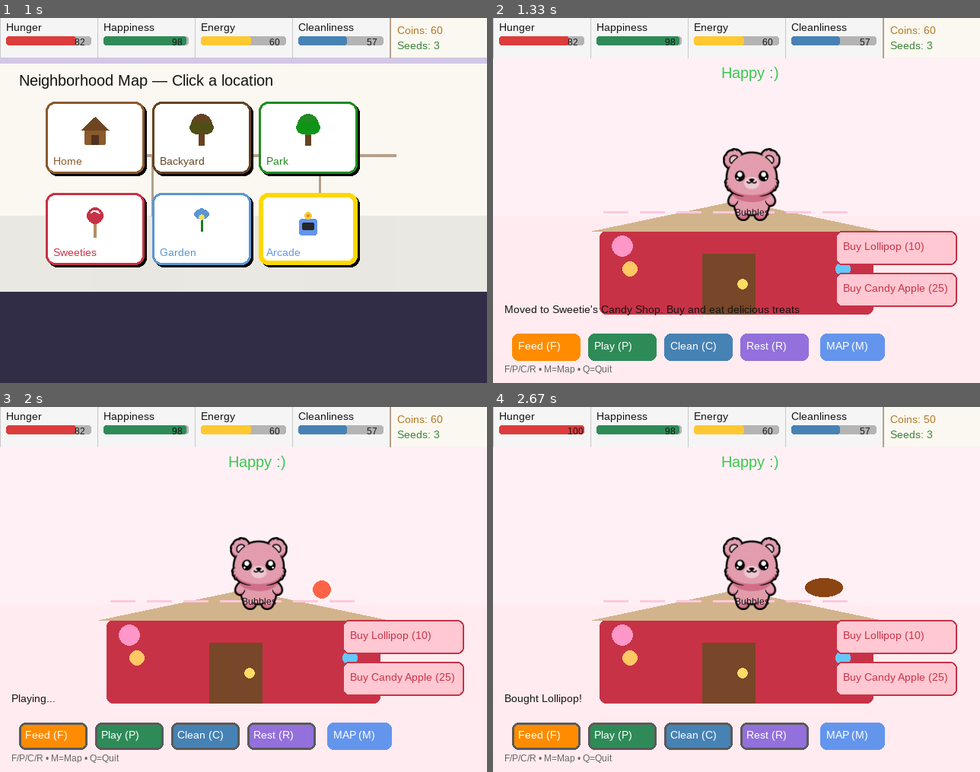
Above: before the commit, frames 1-4 (two rows, left to right).
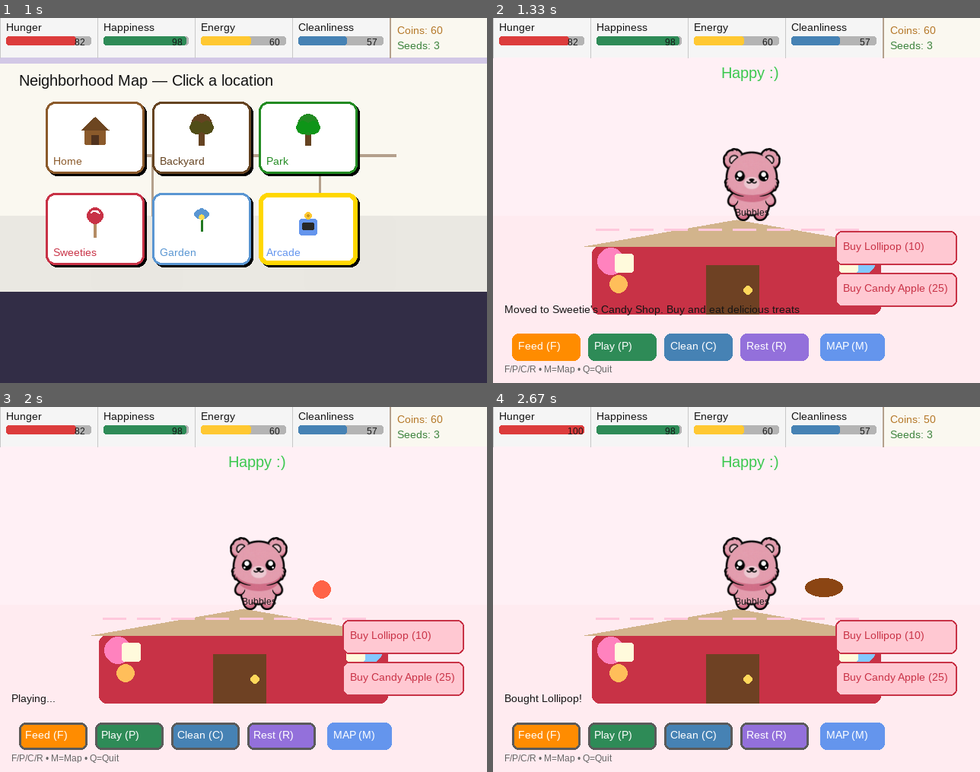
Above: after the commit, the same moments.

Repository: nickamis606/ourworld
Game: pygame game, started from main_pygame.py
Same seed, same stepped clock (60 frames per second), same inputs: the game is played once before the commit and once after it.
Inputs (mouse positions are in pixels of both pictures, inside the frame that each line leads up to):
- Up to frame 1 (1 s): tap Enter at 0.33 s; hold M from 0.67 s (still down)
- Up to frame 2 (1.33 s): release M at 1.13 s; click (619, 204) at 1.22 s
- Up to frame 3 (2 s): click "Play (P)" at 1.55 s
- Up to frame 4 (2.67 s): click "Buy Lollipop (10)" at 2.38 s

Frame 1 is identical in both runs. In frame 2, 5.8% of the frame differs, in the area x 18-80%, y 50-82%; in frame 3, 5.8%; in frame 4, 5.8%.

Commit message:
fix: further improved Sweeties Candy Shop - shorter building, better proportions, more visible decorations

Diff:
--- a/scenes/main_scene.py
+++ b/scenes/main_scene.py
@@ -270,53 +270,47 @@
                 pygame.draw.circle(bg, (255, 200, 80), (fx, fy), 3)
 
         elif loc == "backyard":
-            # Fixed: Lower fence + bigger garden bed
             pygame.draw.rect(bg, (140, 190, 120), (0, 260, self.width, 220))
-            # Ground level fence
             pygame.draw.rect(bg, (120, 90, 60), (0, 355, self.width, 10))
             for x in range(30, 610, 55):
                 pygame.draw.rect(bg, (100, 70, 40), (x, 340, 8, 30))
-            # Big garden bed
             pygame.draw.rect(bg, (101, 67, 33), (60, 300, 520, 55), border_radius=6)
             pygame.draw.rect(bg, (80, 50, 30), (60, 300, 520, 55), width=3, border_radius=6)
-            # Small bench on right
             pygame.draw.rect(bg, (110, 80, 50), (500, 280, 70, 10))
             pygame.draw.rect(bg, (90, 60, 30), (505, 290, 8, 22))
             pygame.draw.rect(bg, (90, 60, 30), (557, 290, 8, 22))
 
         elif loc == "sweeties_candy_shop":
-            # Fixed: Shorter, more shop-like building
+            # Much better version - shorter building, better proportions
             pygame.draw.rect(bg, (255, 235, 240), (0, 260, self.width, 220))
-            # Shop building (shorter and wider)
-            pygame.draw.rect(bg, (200, 50, 70), (140, 280, 360, 110), border_radius=8)
-            # Awning
-            pygame.draw.polygon(bg, (210, 180, 140), [(130, 280), (320, 240), (510, 280)])
-            for i in range(7):
-                stripe_x = 145 + i * 48
-                pygame.draw.line(bg, (255, 200, 220), (stripe_x, 255), (stripe_x + 32, 255), 3)
+            # Shop building - shorter and more grounded
+            pygame.draw.rect(bg, (200, 50, 70), (130, 300, 380, 90), border_radius=10)
+            # Awning (lower and attached to building)
+            pygame.draw.polygon(bg, (210, 180, 140), [(120, 300), (320, 265), (520, 300)])
+            for i in range(8):
+                stripe_x = 135 + i * 45
+                pygame.draw.line(bg, (255, 200, 220), (stripe_x, 278), (stripe_x + 30, 278), 3)
             # Door
-            pygame.draw.rect(bg, (120, 70, 40), (275, 310, 70, 80))
-            pygame.draw.circle(bg, (255, 220, 100), (328, 350), 7)
-            # Candy decorations (better placed)
-            pygame.draw.circle(bg, (255, 150, 200), (170, 300), 14)
-            pygame.draw.circle(bg, (150, 220, 255), (470, 300), 14)
-            pygame.draw.circle(bg, (255, 200, 100), (180, 330), 10)
-            pygame.draw.circle(bg, (100, 200, 255), (460, 330), 10)
+            pygame.draw.rect(bg, (110, 65, 35), (280, 325, 70, 65))
+            pygame.draw.circle(bg, (255, 215, 90), (335, 358), 6)
+            # Big candy decorations on sides (more visible)
+            pygame.draw.circle(bg, (255, 130, 190), (155, 320), 18)
+            pygame.draw.circle(bg, (130, 200, 255), (485, 320), 18)
+            pygame.draw.circle(bg, (255, 190, 90), (165, 350), 12)
+            pygame.draw.circle(bg, (90, 180, 255), (475, 350), 12)
+            # Small windows
+            pygame.draw.rect(bg, (255, 250, 220), (160, 310, 25, 25), border_radius=3)
+            pygame.draw.rect(bg, (255, 250, 220), (455, 310, 25, 25), border_radius=3)
 
         elif loc == "gens_garden":
-            # Fixed: Actually looks like a garden now
             pygame.draw.rect(bg, (140, 190, 120), (0, 260, self.width, 220))
-            # Garden plot
             pygame.draw.rect(bg, (120, 85, 55), (80, 290, 480, 80), border_radius=8)
             pygame.draw.rect(bg, (90, 60, 35), (80, 290, 480, 80), width=4, border_radius=8)
-            # Plant rows
             for row in range(3):
                 y = 305 + row * 22
                 pygame.draw.line(bg, (60, 130, 50), (100, y), (540, y), 2)
-            # Simple plant supports
             for x in [140, 240, 340, 440]:
                 pygame.draw.line(bg, (130, 95, 60), (x, 285), (x, 365), 3)
-            # Some flowers
             pygame.draw.circle(bg, (255, 100, 150), (160, 310), 7)
             pygame.draw.circle(bg, (255, 200, 80), (260, 320), 7)
             pygame.draw.circle(bg, (150, 180, 255), (360, 308), 7)
